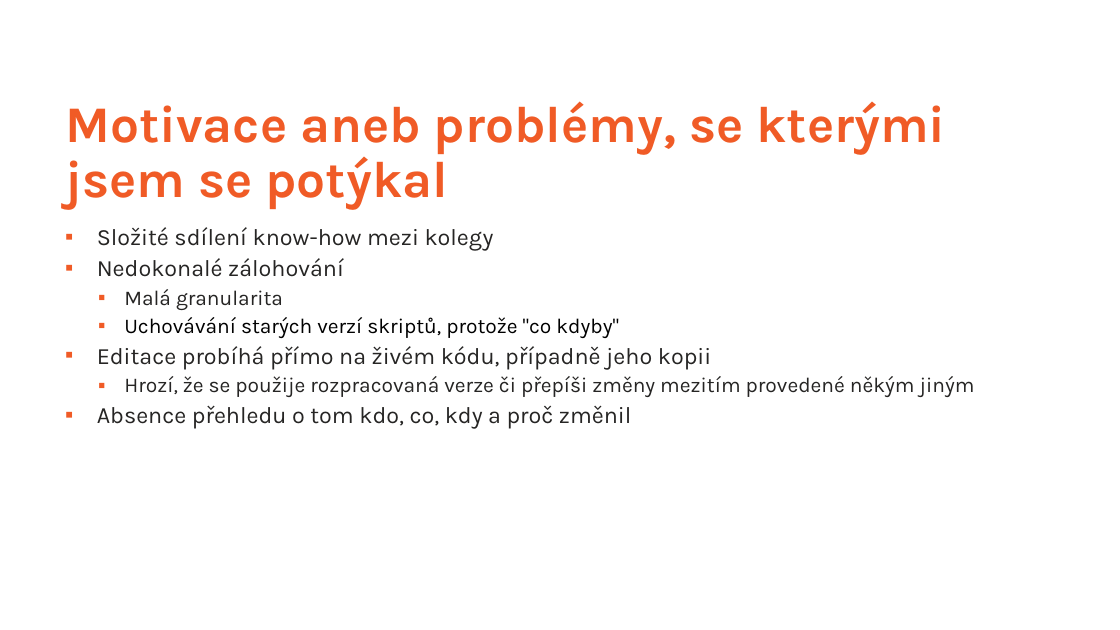
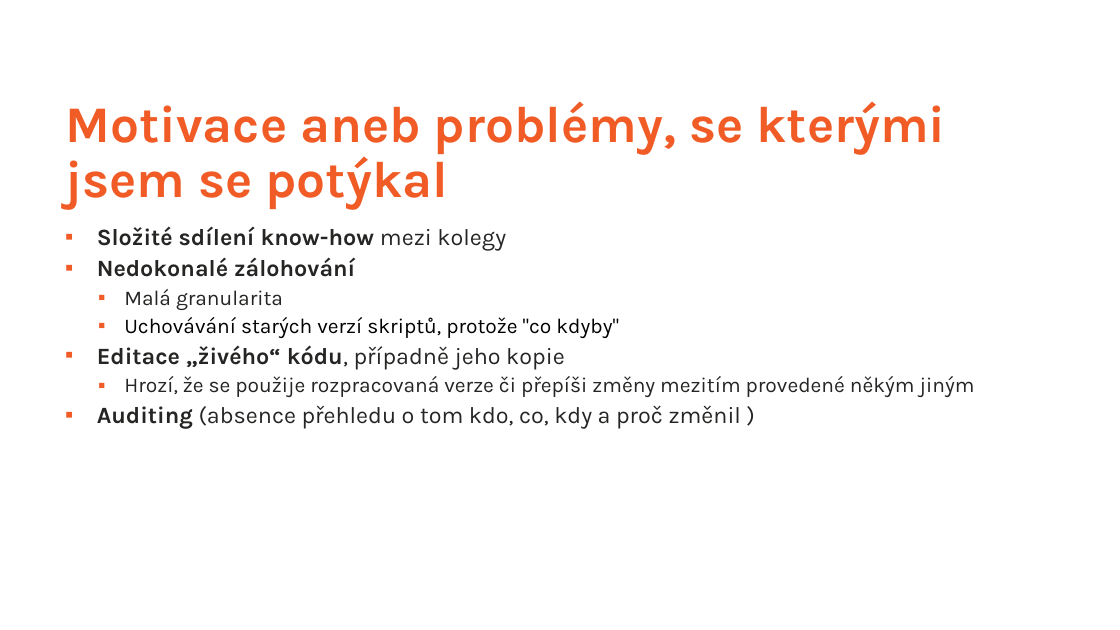
Before and after one commit to ztrhgf/Powershell_CICD_repository, a slide deck: slide 4 of WUG slajdy.pptx. Drawn at 1120x630 pixels with LibreOffice and Linux fonts; fonts in the diff are those of the drawing; background and template pictures are left out. Boxes give left, top, right and bottom in pixels: in the first picture for what was removed or moved away, otherwise in the second. Text is boxed around its words. In the diff, an @@ line names an element or a change of style, - is before the commit and + after.

```diff
--- a/WUG slajdy.pptx
+++ b/WUG slajdy.pptx
@@ text at [97,226,506,277]: bold on in "Složité sdílení know-how", "Nedokonalé zálohování" @@
@@ text at [97,345,565,369]: text changed; bold on @@
-▪ Editace probíhá přímo na živém kódu, případně jeho kopii
+▪ Editace „živého“ kódu, případně jeho kopie
@@ text at [97,406,742,428]: text changed @@
-▪ Absence přehledu o tom kdo, co, kdy a proč změnil
+▪ Auditing (absence přehledu o tom kdo, co, kdy a proč změnil )
```
Also in this commit, not shown: 30 other slides changed, 4 slides added, 1 slide removed.
